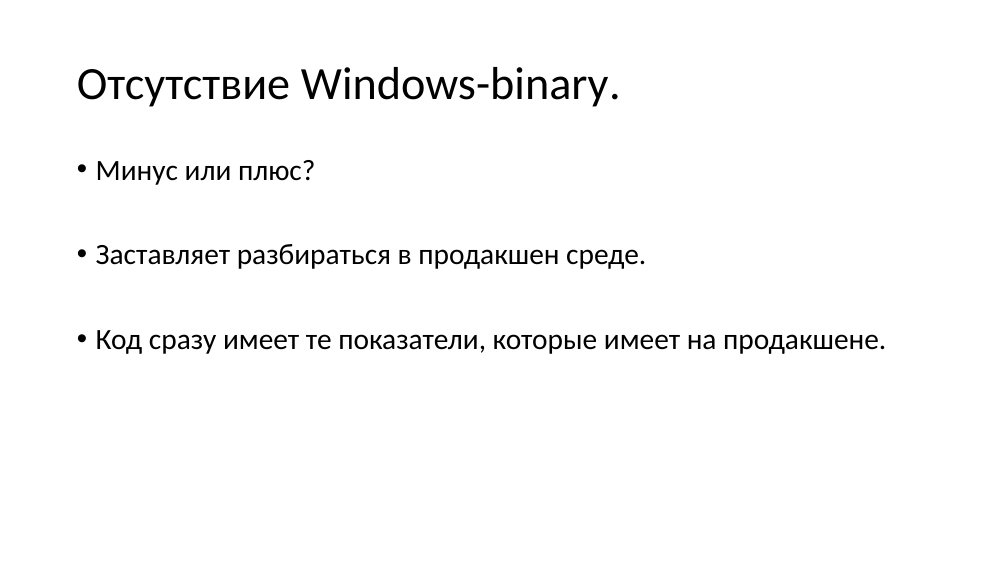
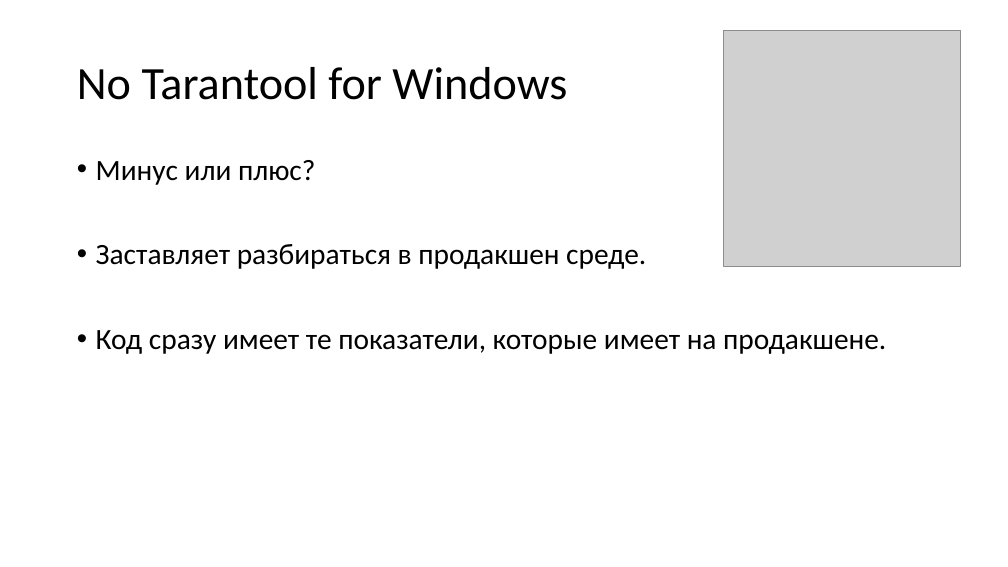
Before and after one commit to aensidhe/presentations, a slide deck: slide 7 of 2017/02/Tarantool for windows applications/Presentation.pptx. Drawn at 1008x567 pixels with LibreOffice and Linux fonts; fonts in the diff are those of the drawing; grey boxes stand for pictures. Boxes give left, top, right and bottom in pixels: in the first picture for what was removed or moved away, otherwise in the second. Text is boxed around its words. In the diff, an @@ line names an element or a change of style, - is before the commit and + after.

```diff
--- a/2017/02/Tarantool for windows applications/Presentation.pptx
+++ b/2017/02/Tarantool for windows applications/Presentation.pptx
@@ picture added at [724, 30, 960, 266] @@
@@ title at [77, 67, 567, 100]: text changed @@
-Отсутствие Windows-binary.
+No Tarantool for Windows
```
Also in this commit, not shown: 5 other slides changed, 1 slide added, 1 other file.
